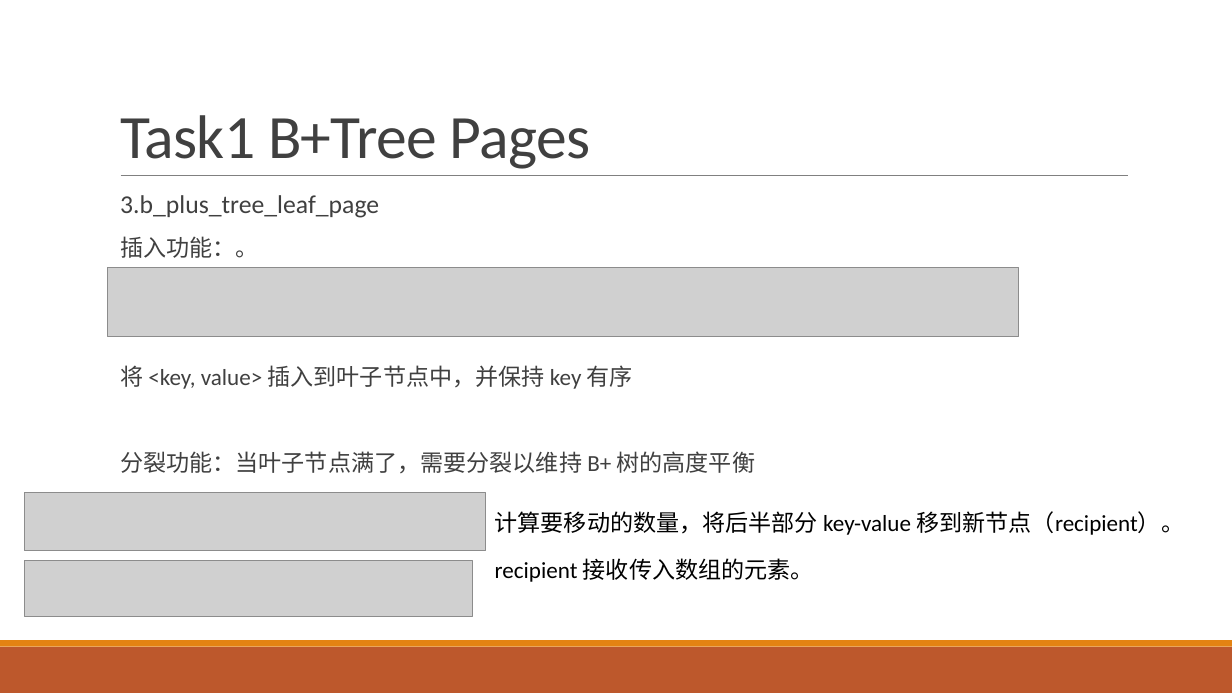
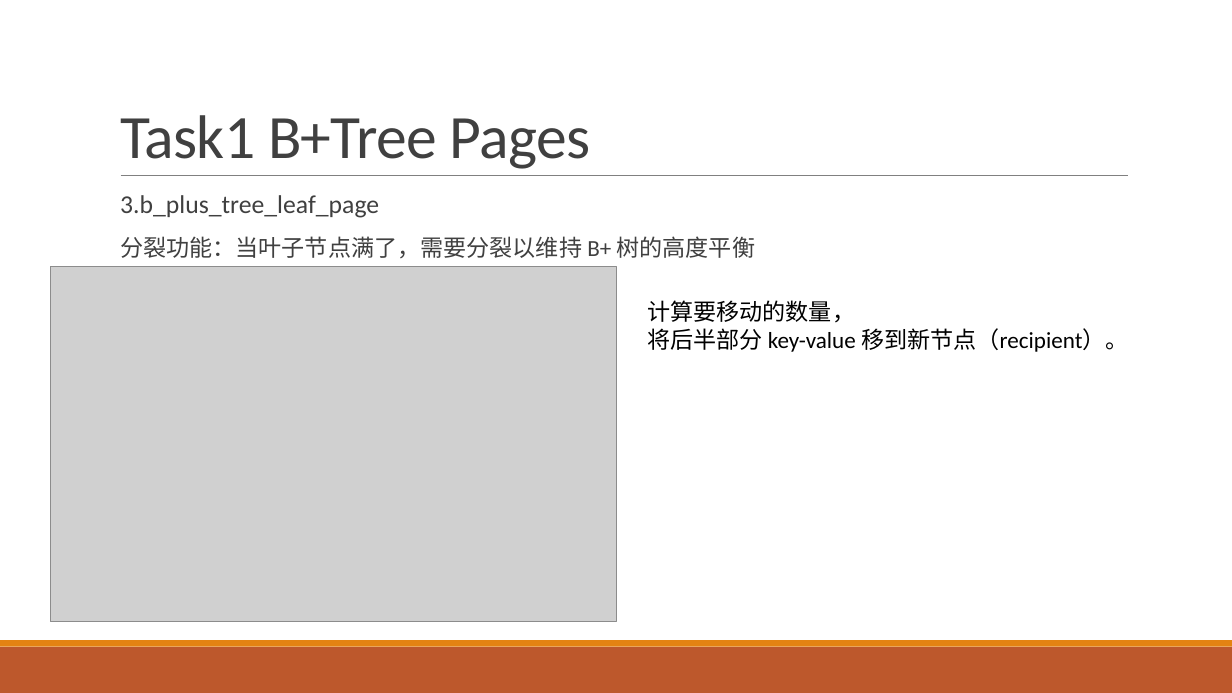
Before and after one commit to SDataBaseGroup/Database-lab, a slide deck: slide 49 of 缓冲区管理器与B+树的总ppt.pptx (slide 45 before the commit). Drawn at 1232x693 pixels with LibreOffice and Linux fonts; fonts in the diff are those of the drawing; grey boxes stand for pictures. Boxes give left, top, right and bottom in pixels: in the first picture for what was removed or moved away, otherwise in the second. Text is boxed around its words. In the diff, an @@ line names an element or a change of style, - is before the commit and + after.

```diff
--- a/缓冲区管理器与B+树的总ppt.pptx
+++ b/缓冲区管理器与B+树的总ppt.pptx
@@ text at (120,236,633,389): paragraphs removed @@
-  插入功能：。
-  将 <key, value> 插入到叶子节点中，并保持 key 有序
@@ picture added at (51,267,616,622) @@
@@ picture removed at (108,268,1019,337) @@
@@ text at (647,300,1129,352): text changed @@
-计算要移动的数量，将后半部分 key-value 移到新节点（recipient）。
+计算要移动的数量，
+将后半部分 key-value 移到新节点（recipient）。
@@ picture removed at (24,493,486,551) @@
@@ picture removed at (24,561,472,616) @@
@@ text removed at (495,558,814,582) @@
-recipient 接收传入数组的元素。
```
Also in this commit, not shown: 13 other slides changed, 5 slides added.
